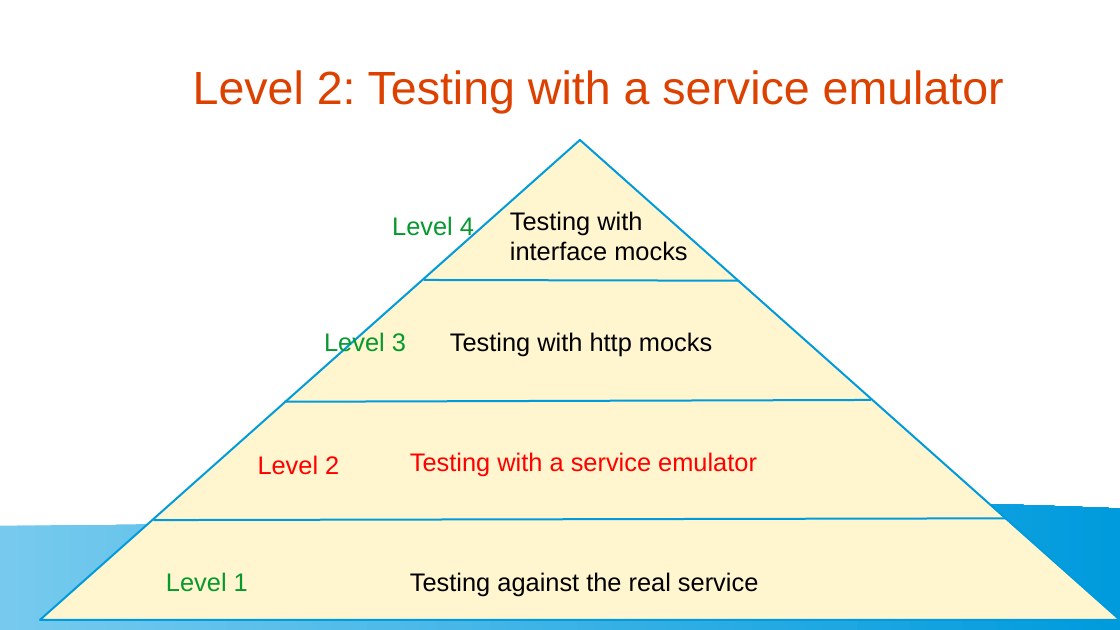
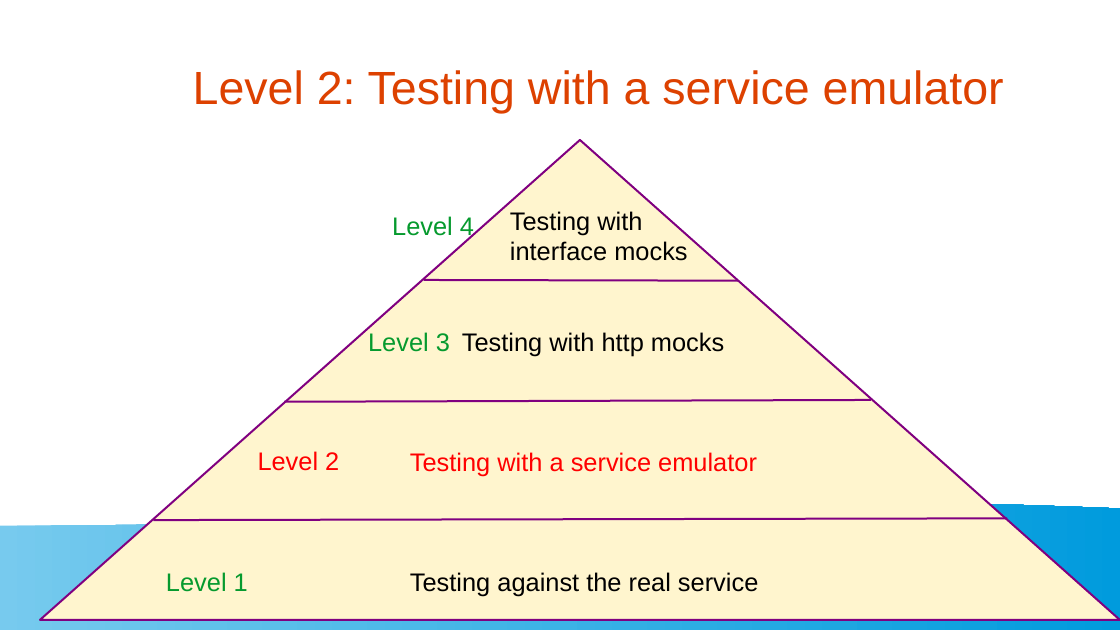
Before and after one commit to golangbot/gophercon-uk-2025-talk, a slide deck: slide 21 of Presentation.odp. Drawn at 1120x630 pixels with LibreOffice and Linux fonts; fonts in the diff are those of the drawing. Boxes give left, top, right and bottom in pixels: in the first picture for what was removed or moved away, otherwise in the second. Text is boxed around its words. In the diff, an @@ line names an element or a change of style, - is before the commit and + after.

```diff
--- a/Presentation.odp
+++ b/Presentation.odp
@@ triangle at (x1=40, y1=140, x2=1120, y2=620): outline #009BDD 1.42 pt to #800080 1.42 pt @@
@@ line (424, 281) - (739, 281): stroke #009BDD 1.42 pt to #800080 1.42 pt @@
@@ text "Level 3" rewrapped from (x1=324, y1=331, x2=406, y2=357) to (x1=368, y1=332, x2=450, y2=352) @@
@@ text "Testing with http mocks" moved from (x1=450, y1=332, x2=712, y2=357) to (x1=462, y1=332, x2=724, y2=357) @@
@@ line (285, 401) - (871, 400): stroke #009BDD 1.42 pt to #800080 1.42 pt @@
@@ text "Level 2" moved from (x1=258, y1=455, x2=339, y2=475) to (x1=258, y1=451, x2=339, y2=471) @@
@@ line (153, 520) - (1007, 518): stroke #009BDD 1.42 pt to #800080 1.42 pt @@
```
Also in this commit, not shown: 19 other slides changed, 3 other files.
